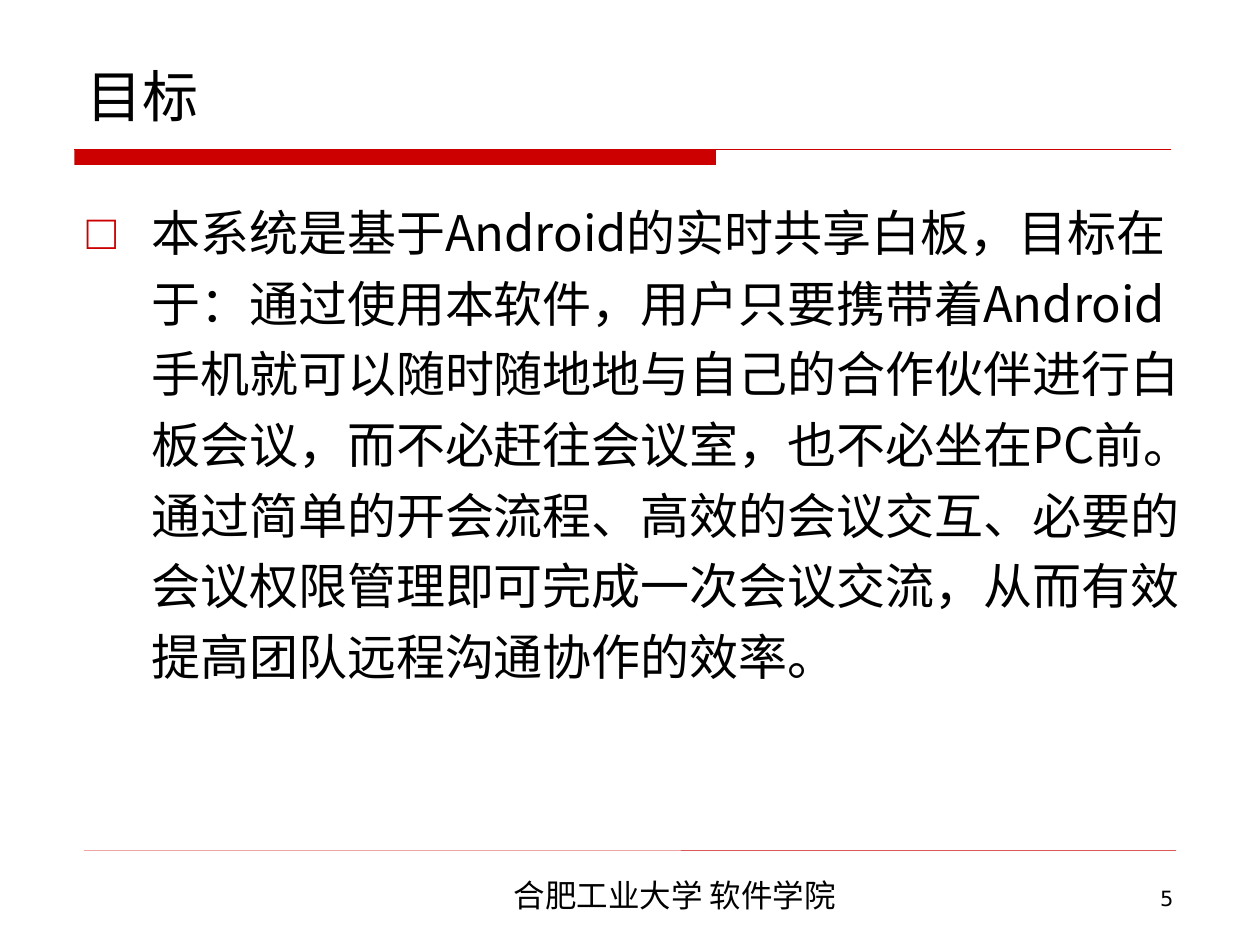
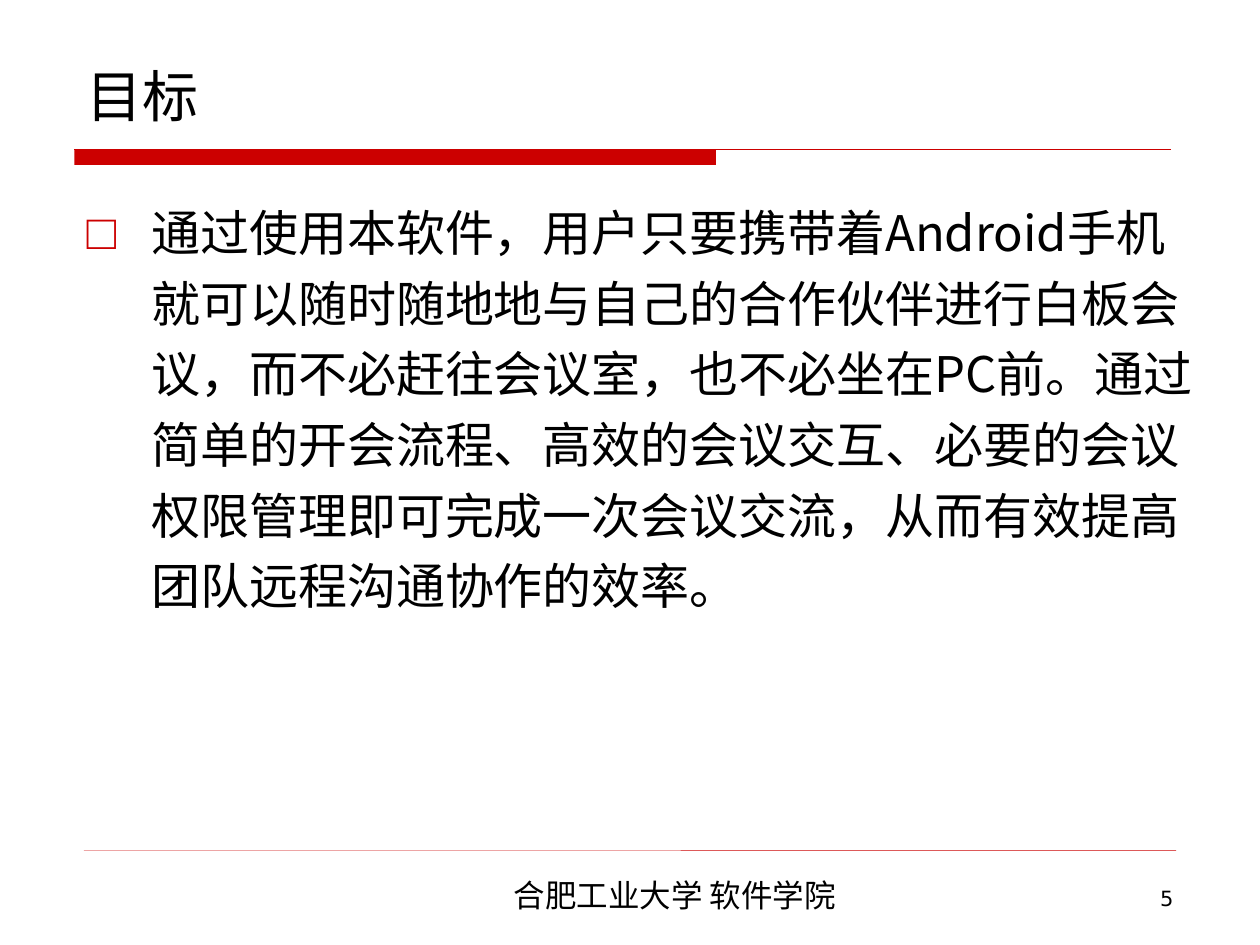
Before and after one commit to CodeDogandCat/master_proj, a slide deck: slide 5 of 2013214381李磊最终答辩/软件学院本科毕业设计毕业答辩.ppt. Drawn at 1260x945 pixels with LibreOffice and Linux fonts; fonts in the diff are those of the drawing; background and template pictures are left out. Boxes give left, top, right and bottom in pixels: in the first picture for what was removed or moved away, otherwise in the second. Text is boxed around its words. In the diff, an @@ line names an element or a change of style, - is before the commit and + after.

```diff
--- a/2013214381李磊最终答辩/软件学院本科毕业设计毕业答辩.ppt
+++ b/2013214381李磊最终答辩/软件学院本科毕业设计毕业答辩.ppt
@@ text at (x1=151, y1=209, x2=1192, y2=608): text changed @@
-□ 本系统是基于Android的实时共享白板，目标在于：通过使用本软件，用户只要携带着Android手机就可以随时随地地与自己的合作伙伴进行白板会议，而不必赶往会议室，也不必坐在PC前。通过简单的开会流程、高效的会议交互、必要的会议权限管理即可完成一次会议交流，从而有效提高团队远程沟通协作的效率。
+□ 通过使用本软件，用户只要携带着Android手机就可以随时随地地与自己的合作伙伴进行白板会议，而不必赶往会议室，也不必坐在PC前。通过简单的开会流程、高效的会议交互、必要的会议权限管理即可完成一次会议交流，从而有效提高团队远程沟通协作的效率。
```
Also in this commit, not shown: 5 other slides changed, 10 slides added, 5 other files.
